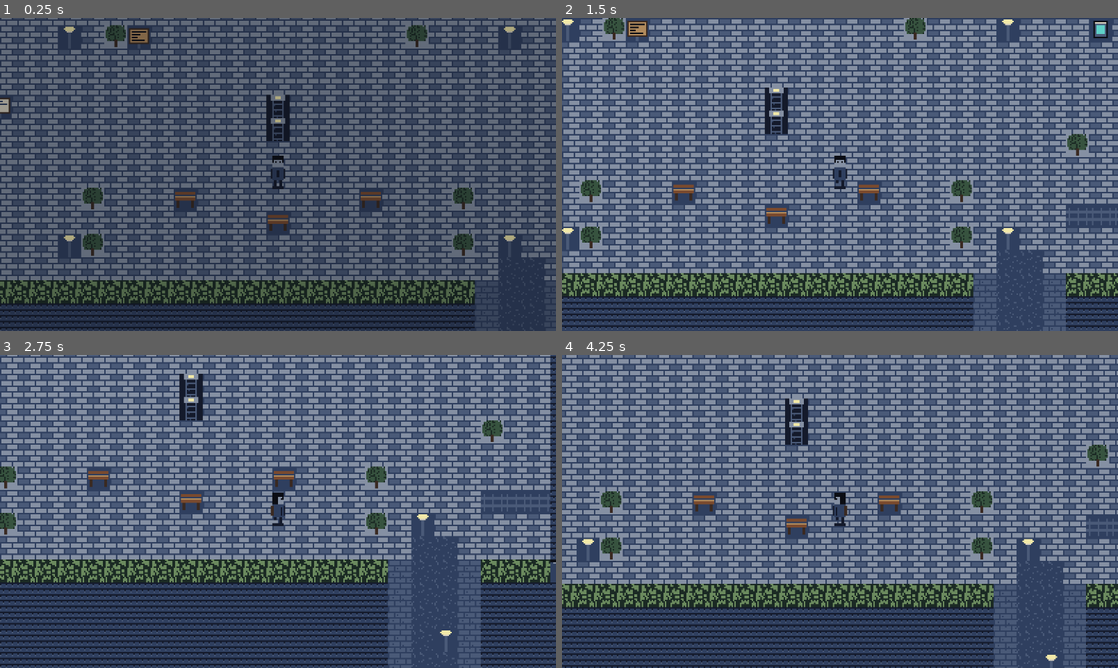
Above: before the commit, frames 1-4 (two rows, left to right).
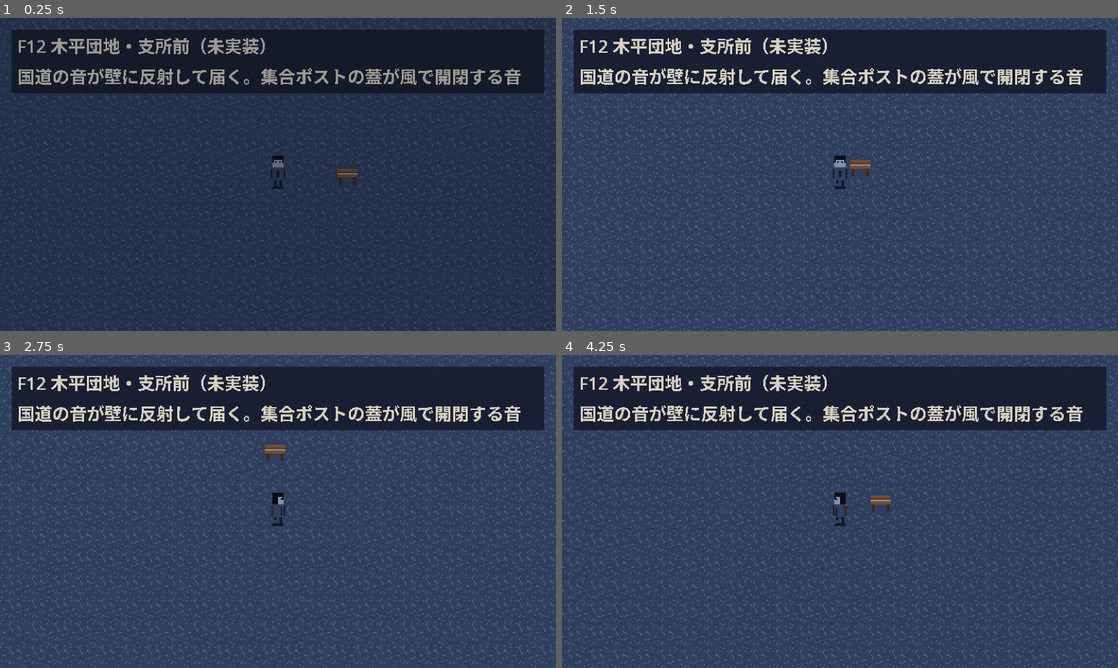
Above: after the commit, the same moments.

Repository: kijima-masaru/Ano-natsu-no-hyaku-ki-yak-
Game: Godot game, scene res://scenes/main.tscn
The game is run twice, just before and just after one commit, with the same random seed, the same clock (stepped at 60 frames per second) and the same inputs.
Inputs:
- Up to frame 1 (0.25 s): no input
- Up to frame 2 (1.5 s): tap Enter (ui_accept) at 0.5, 0.77 s; hold D (move_right) 0.53-1.28 s; hold Z (interact) 0.53-1.28 s; hold S (move_down) from 1.28 s (still down); tap Z (interact) at 1.35 s
- Up to frame 3 (2.75 s): tap Enter (ui_accept) at 1.52 s; release S (move_down) at 2.03 s; hold D (move_right) from 2.03 s (still down); hold Shift (sneak) from 2.03 s (still down); tap Z (interact) at 2.3 s
- Up to frame 4 (4.25 s): release D (move_right) at 2.78 s; release Shift (sneak) at 2.78 s; hold W (move_up) 2.78-3.53 s; tap Z (interact) at 2.85 s; tap Enter (ui_accept) at 3.02, 3.77 s; hold A (move_left) from 3.53 s (still down); hold Z (interact) from 3.53 s (still down)

The runs differ from the first frame. In frame 1, 59% of the frame differs, in the area x 0-100%, y 0-100%; in frame 2, 70%; in frame 3, 66%; in frame 4, 70%.

Commit message:
feat(calendar): SceneRouter の日別遮断と FieldBase の時間帯・日付フックを追加
- SceneRouter: Calendar.is_field_available 外の出口は遷移せず passage_closed_today を発火して 1 タイル戻す
- FieldBase: _apply_time_of_day / _apply_day の仮想メソッド。ツリー進入時と Calendar のシグナルで呼ぶ
- FieldPlaceholder: 自宅フィールドには仮の寝床を置き、就寝で翌日へ
- GameState: HOME_FIELD_ID=F12 を追加し、初期フィールドを自宅に変更（8/1 は自宅で目覚める）

Co-Authored-By: Claude Fable 5.1 <noreply@anthropic.com>
Claude-Session: https://claude.ai/code/session_012m8V77zujmRXRRP5JutGJS

Diff:
--- a/scripts/autoload/game_state.gd
+++ b/scripts/autoload/game_state.gd
@@ -10,9 +10,10 @@
 signal current_field_changed(field_id: String, previous_id: String)
 signal state_reset()
 
-## 起動時に読み込むフィールド。
-## TODO(step-3): プロローグ（F01）実装後に "F01" へ変更する。現在は最初の実装フィールド F06
-const INITIAL_FIELD_ID: String = "F06"
+## 自宅（就寝できる唯一の場所）。schedule.json の meta.home_field と一致させる
+const HOME_FIELD_ID: String = "F12"
+## 起動時に読み込むフィールド。8/1 は自宅で目覚める（SCENARIO.md §5）
+const INITIAL_FIELD_ID: String = HOME_FIELD_ID
 const SAVE_VERSION: int = 1
 const SAVE_DIR: String = "user://saves"
 
--- a/scripts/autoload/scene_router.gd
+++ b/scripts/autoload/scene_router.gd
@@ -8,6 +8,8 @@
 signal field_entered(field_id: String, from_id: String)
 signal transition_finished(field_id: String)
 signal passage_blocked(exit: ExitData)
+## その日は入れないフィールドへの出口に触れた（Calendar の available_fields 外）
+signal passage_closed_today(exit: ExitData)
 signal field_load_failed(field_id: String, reason: String)
 
 const PLAYER_SCENE_PATH: String = "res://scenes/actors/player.tscn"
@@ -65,6 +67,10 @@
 		_push_back_from_exit(exit)
 		passage_blocked.emit(exit)
 		return
+	if not Calendar.is_field_available(exit.to_id):
+		_push_back_from_exit(exit)
+		passage_closed_today.emit(exit)
+		return
 	_transition_to(exit.to_id, exit.from_id)
 
 
@@ -75,6 +81,8 @@
 	if not FieldRegistry.has_field(field_id):
 		push_error("SceneRouter: go_to('%s') 存在しないフィールドです" % field_id)
 		return
+	if not Calendar.is_field_available(field_id):
+		push_warning("SceneRouter: go_to('%s') は day %d の開放外です（デバッグ移動として続行）" % [field_id, Calendar.day])
 	_transition_to(field_id, from_id)
 
 
--- a/scripts/systems/field_base.gd
+++ b/scripts/systems/field_base.gd
@@ -41,6 +41,44 @@
 ## サブクラスが上書きしてタイル・調べ物を配置する
 func _build(_def: FieldData) -> void:
 	pass
+
+
+## 時間帯（morning / noon / evening / night）に応じた見た目の差し替え。サブクラスが上書きする。
+## ツリーに入った直後に現在の時間帯で一度呼ばれ、以後 Calendar.time_of_day_changed で呼ばれる
+func _apply_time_of_day(_time_of_day: String) -> void:
+	pass
+
+
+## 日付に応じた配置の差し替え。サブクラスが上書きする。ツリーに入った直後と Calendar.day_advanced で呼ばれる
+func _apply_day(_day: int) -> void:
+	pass
+
+
+func _enter_tree() -> void:
+	if not Calendar.time_of_day_changed.is_connected(_on_calendar_time_changed):
+		Calendar.time_of_day_changed.connect(_on_calendar_time_changed)
+	if not Calendar.day_advanced.is_connected(_on_calendar_day_advanced):
+		Calendar.day_advanced.connect(_on_calendar_day_advanced)
+
+
+func _ready() -> void:
+	_apply_day(Calendar.day)
+	_apply_time_of_day(Calendar.time_of_day)
+
+
+func _exit_tree() -> void:
+	if Calendar.time_of_day_changed.is_connected(_on_calendar_time_changed):
+		Calendar.time_of_day_changed.disconnect(_on_calendar_time_changed)
+	if Calendar.day_advanced.is_connected(_on_calendar_day_advanced):
+		Calendar.day_advanced.disconnect(_on_calendar_day_advanced)
+
+
+func _on_calendar_time_changed(time_of_day: String, _previous: String) -> void:
+	_apply_time_of_day(time_of_day)
+
+
+func _on_calendar_day_advanced(day: int, _previous: int) -> void:
+	_apply_day(day)
 
 
 func get_size_tiles() -> Vector2i:
--- a/scripts/systems/field_placeholder.gd
+++ b/scripts/systems/field_placeholder.gd
@@ -27,6 +27,28 @@
 			if on_edge and not exit_tiles.has(Vector2i(x, y)):
 				set_tile(objects, Vector2i(x, y), WALL_TYPE)
 	_build_label(def)
+	if def != null and def.id == Calendar.get_home_field_id():
+		_build_placeholder_bed()
+
+
+## 自宅フィールドのプレースホルダに仮の寝床を置き、就寝で翌日へ進めるようにする
+func _build_placeholder_bed() -> void:
+	var size: Vector2i = get_size_tiles()
+	@warning_ignore("integer_division")
+	var tile: Vector2i = Vector2i(size.x / 2 + 3, size.y / 2)
+	set_tile(objects, tile, "ベンチ")
+	var bed: Interactable = Interactable.create("placeholder_bed", "寝床（仮）",
+		"横になる。（進行条件を満たしていれば翌日へ進む）", tile, Vector2i.ONE, "bed")
+	bed.interacted.connect(_on_bed_interacted)
+	add_interactable(bed)
+
+
+func _on_bed_interacted(_by: Node, target: Interactable) -> void:
+	if Calendar.can_sleep(field_id):
+		target.message = "眠った。"
+		Calendar.try_sleep(field_id)
+	else:
+		target.message = "まだ眠れない。今日やるべきことが残っている。"
 
 
 func _build_label(def: FieldData) -> void:
